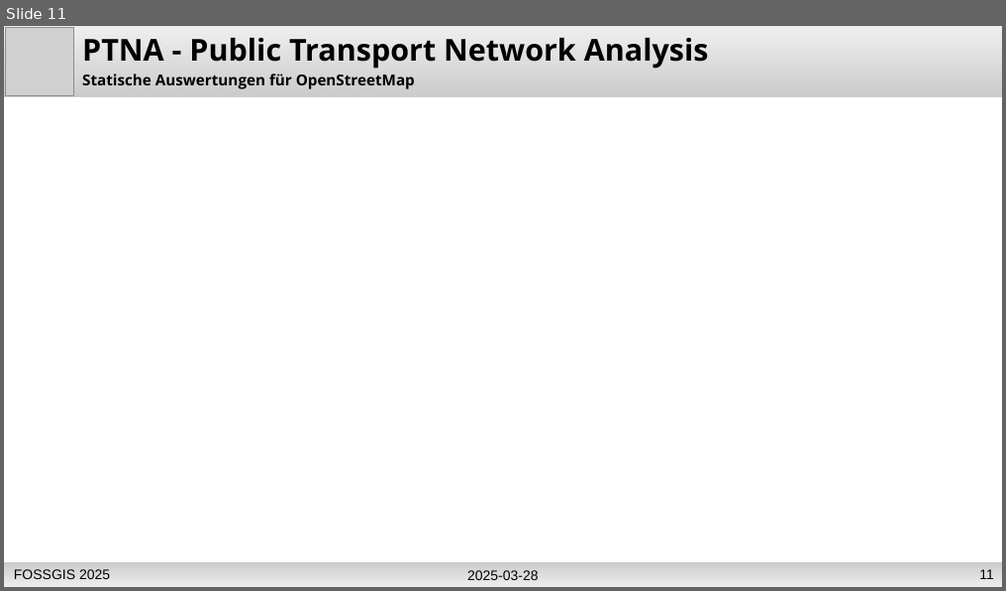
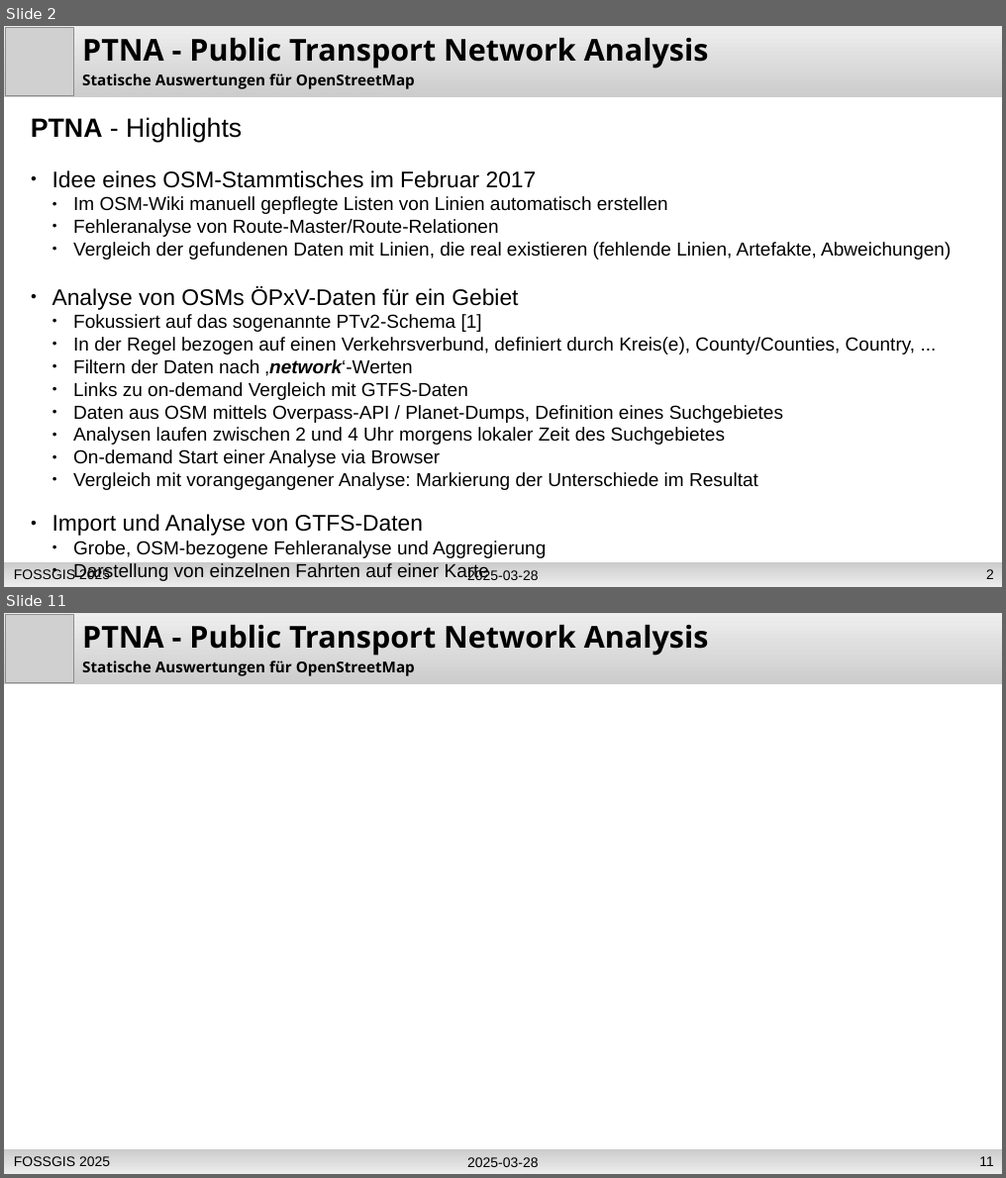
Before and after one commit to osm-ToniE/ptna-www, a slide deck: de/fossgis_2025_PTNA_Erdmann.odp. Shown one above the other, each under a label of ours: slide 11 before the commit, slides 2 and 11 after it; the slides between them are not shown. The pictures are 1006x591 and 1006x1178 pixels, drawn with LibreOffice and Linux fonts; fonts in the diff are those of the drawing; grey boxes stand for pictures. Boxes give left, top, right and bottom in pixels: in the first picture for what was removed or moved away, otherwise in the second. Text is boxed around its words. In the diff, an @@ line names an element or a change of style, - is before the commit and + after.

```diff
--- a/de/fossgis_2025_PTNA_Erdmann.odp
+++ b/de/fossgis_2025_PTNA_Erdmann.odp
@@ slide 2 added at <box>4,26,1002,587</box>, background #FFFFFF @@
@@ freeform shape added at <box>4,26,1002,97</box>, fill gradient #EEEEEE to #CCCCCC @@
@@ picture added at <box>6,28,73,95</box> @@
@@ text added at <box>82,38,709,69</box>, 24 pt, text #000000, bold @@
+PTNA - Public Transport Network Analysis
@@ text added at <box>82,74,415,89</box>, 12 pt, text #000000, bold @@
+Statische Auswertungen für OpenStreetMap
@@ text added at <box>31,117,950,559</box>, 15 pt, text #000000 @@
+PTNA - Highlights
+● Idee eines OSM-Stammtisches im Februar 2017
+  ● Im OSM-Wiki manuell gepflegte Listen von Linien automatisch erstellen
+  ● Fehleranalyse von Route-Master/Route-Relationen
+  ● Vergleich der gefundenen Daten mit Linien, die real existieren (fehlende Linien, Artefakte, Abweichungen)
+● Analyse von OSMs ÖPxV-Daten für ein Gebiet
+  ● Fokussiert auf das sogenannte PTv2-Schema [1]
+  ● In der Regel bezogen auf einen Verkehrsverbund, definiert durch Kreis(e), County/Counties, Country, ...
+  ● Filtern der Daten nach ‚network‘-Werten
+  ● Links zu on-demand Vergleich mit GTFS-Daten
+  ● Daten aus OSM mittels Overpass-API / Planet-Dumps, Definition eines Suchgebietes
+  ● Analysen laufen zwischen 2 und 4 Uhr morgens lokaler Zeit des Suchgebietes
+  ● On-demand Start einer Analyse via Browser
+  ● Vergleich mit vorangegangener Analyse: Markierung der Unterschiede im Resultat
+● Import und Analyse von GTFS-Daten
+  ● Grobe, OSM-bezogene Fehleranalyse und Aggregierung
+  ● Darstellung von einzelnen Fahrten auf einer Karte
@@ rectangle added at <box>4,563,1002,587</box>, fill gradient #CCCCCC to #EEEEEE, 11 pt, text #000000 @@
+2025-03-28
@@ text added at <box>14,569,110,583</box>, 11 pt, text #000000 @@
+FOSSGIS 2025
@@ page number added at <box>986,570,994,579</box>, 11 pt, text #000000 @@
+2
```
Also in this commit, not shown: 10 slides changed.
